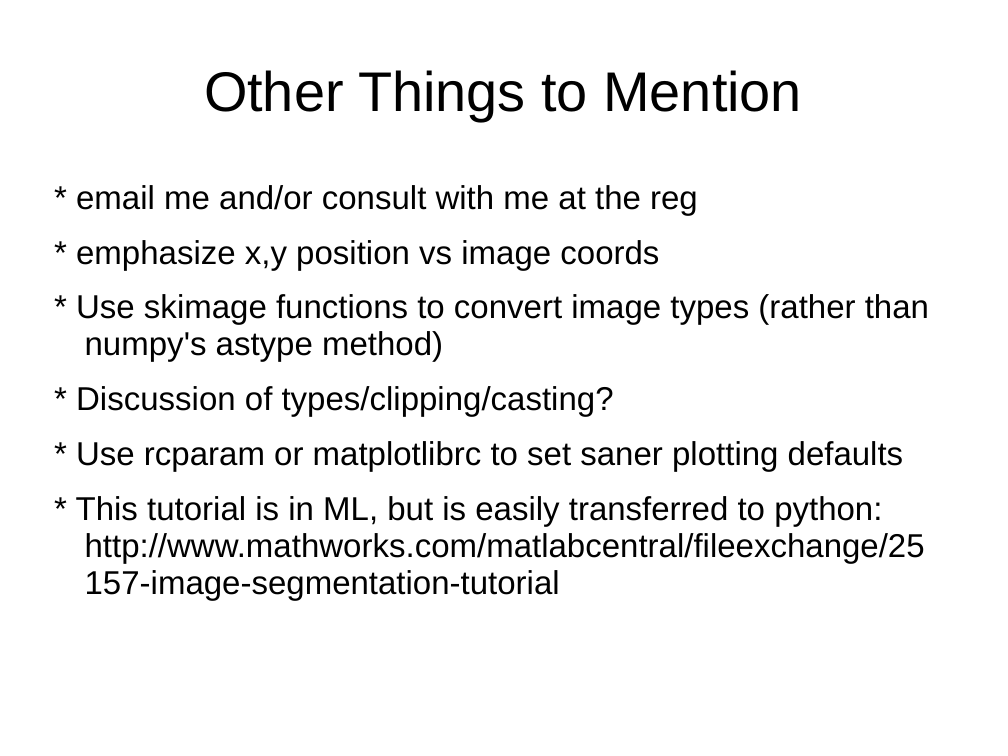
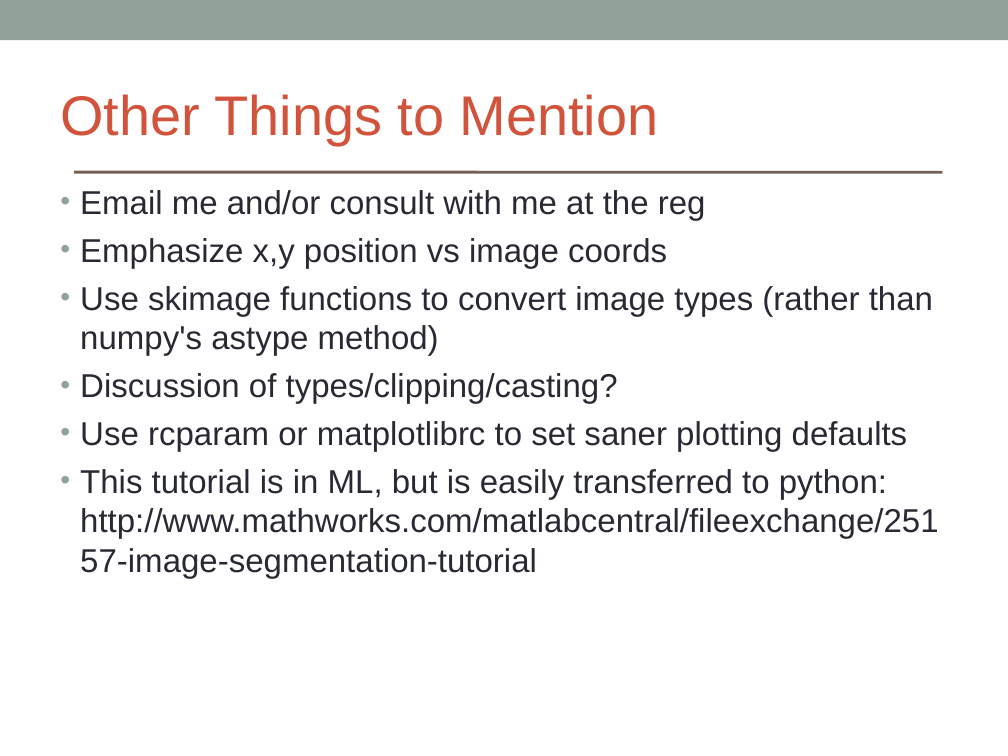
Before and after one commit to brikeats/Image-Analysis-in-Python, a slide deck: slide 18 of ImageAnalysisPython.ppt. Drawn at 1008x756 pixels with LibreOffice and Linux fonts; fonts in the diff are those of the drawing. Boxes give left, top, right and bottom in pixels: in the first picture for what was removed or moved away, otherwise in the second. Text is boxed around its words. In the diff, an @@ line names an element or a change of style, - is before the commit and + after.

```diff
--- a/ImageAnalysisPython.ppt
+++ b/ImageAnalysisPython.ppt
@@ rectangle added at [0, 0, 1008, 40], fill #93A299 @@
@@ text "Other Things to Mention": place and size @@
-text "Other Things to Mention" at [204, 70, 802, 121]
+text "Other Things to Mention" at [60, 94, 659, 145]
@@ text "Other Things to Mention" at [60, 94, 659, 145]: text colour #000000 to #D2533C; alignment centre to left; line spacing 0.93 to 1 @@
@@ line added from (76, 172) to (941, 172), #726056 2.24 pt @@
@@ text at [80, 190, 938, 579]: text changed; text colour #000000 to #292934 @@
-* email me and/or consult with me at the reg
-* emphasize x,y position vs image coords
-* Use skimage functions to convert image types (rather than numpy's astype method)
-* Discussion of types/clipping/casting?
-* Use rcparam or matplotlibrc to set saner plotting defaults
-* This tutorial is in ML, but is easily transferred to python: http://www.mathworks.com/matlabcentral/fileexchange/25157-image-segmentation-tutorial
+• Email me and/or consult with me at the reg
+• Emphasize x,y position vs image coords
+• Use skimage functions to convert image types (rather than numpy's astype method)
+• Discussion of types/clipping/casting?
+• Use rcparam or matplotlibrc to set saner plotting defaults
+• This tutorial is in ML, but is easily transferred to python: http://www.mathworks.com/matlabcentral/fileexchange/25157-image-segmentation-tutorial
```
Also in this commit, not shown: 17 other slides changed, 1 other file.
